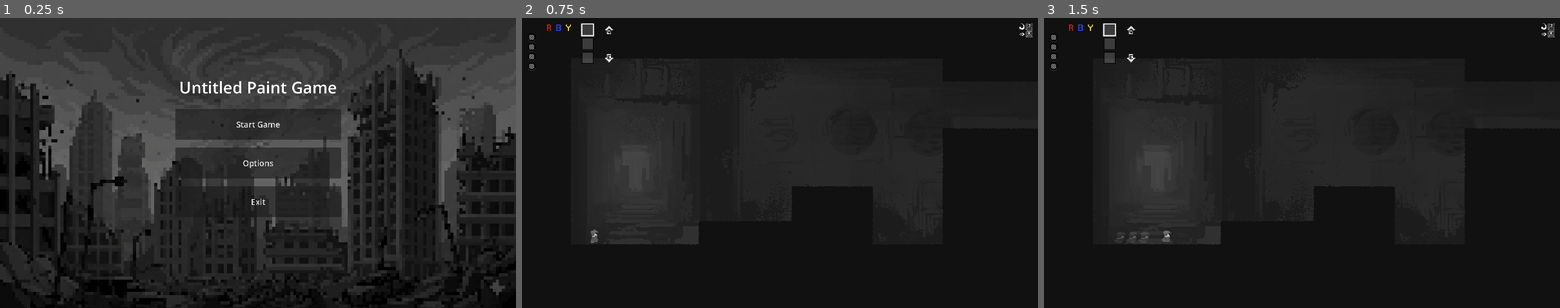
Above: before the commit, frames 1-3 (left to right).
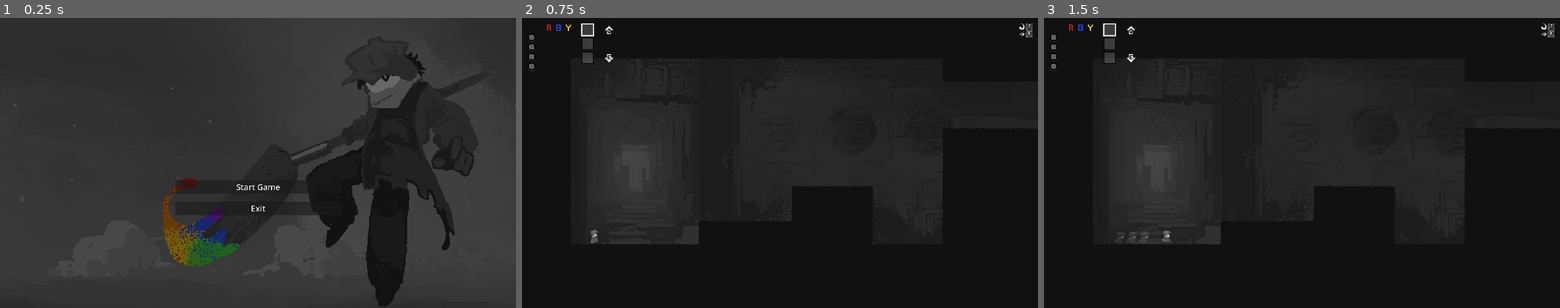
Above: after the commit, the same moments.

Repository: HimeWoo/untitled-paint-game
Game: Godot game, scene res://scenes/MainMenu.tscn
Two runs of this game, one before a commit and one after it. Both use one fixed random seed, a clock stepped at 60 frames per second and the inputs below. Sound files missing from this copy of the repository are replaced by a short silence.
Inputs (mouse positions are in pixels of both pictures, inside the frame that each line leads up to):
- Up to frame 1 (0.25 s): no input
- Up to frame 2 (0.75 s): click "Start Game" at 0.5 s
- Up to frame 3 (1.5 s): tap Enter (queue_confirm) at 1.25 s; move the mouse to (1415, 148) at 1.27 s; hold D (move_right) from 1.28 s (still down); tap K (dash) at 1.35 s; click (1415, 148) at 1.42 s

The runs differ from the first frame. In frame 1, 39% of the frame differs, in the area x 0-100%, y 10-100%; in frame 2, nothing differs; in frame 3, nothing differs.

Commit message:
Update MainMenu.tscn

Diff:
--- a/untitled-paint-game/scenes/MainMenu.tscn
+++ b/untitled-paint-game/scenes/MainMenu.tscn
@@ -1,7 +1,7 @@
 [gd_scene load_steps=4 format=3 uid="uid://bad8c3bj4x0xr"]
 
-[ext_resource type="Script" uid="uid://dcdwfytvc6cdj" path="res://scripts/main_menu.gd" id="1_yqorp"]
-[ext_resource type="Texture2D" uid="uid://b5xt7dhcmf23s" path="res://assets/Pixelate_effect_image.png" id="2_0ykhv"]
+[ext_resource type="Script" path="res://scripts/main_menu.gd" id="1_yqorp"]
+[ext_resource type="Texture2D" uid="uid://7knj403k8o0c" path="res://assets/bgs/menu-art.png" id="2_0ykhv"]
 
 [sub_resource type="StyleBoxTexture" id="StyleBoxTexture_0ykhv"]
 texture = ExtResource("2_0ykhv")
@@ -26,6 +26,7 @@
 theme_override_styles/panel = SubResource("StyleBoxTexture_0ykhv")
 
 [node name="Label" type="Label" parent="."]
+visible = false
 layout_mode = 1
 anchors_preset = 8
 anchor_left = 0.5
@@ -51,7 +52,7 @@
 anchor_right = 0.5
 anchor_bottom = 0.5
 offset_left = -308.5
-offset_top = -201.25
+offset_top = 64.0
 offset_right = 308.5
 offset_bottom = 201.25
 grow_horizontal = 2
@@ -60,11 +61,11 @@
 
 [node name="StartGame" type="Button" parent="VBoxContainer"]
 layout_mode = 2
-size_flags_vertical = 3
 theme_override_font_sizes/font_size = 30
 text = "Start Game"
 
 [node name="Controls" type="Button" parent="VBoxContainer"]
+visible = false
 layout_mode = 2
 size_flags_vertical = 3
 theme_override_font_sizes/font_size = 30
@@ -73,7 +74,6 @@
 
 [node name="Exit" type="Button" parent="VBoxContainer"]
 layout_mode = 2
-size_flags_vertical = 3
 theme_override_font_sizes/font_size = 30
 text = "Exit
 "
